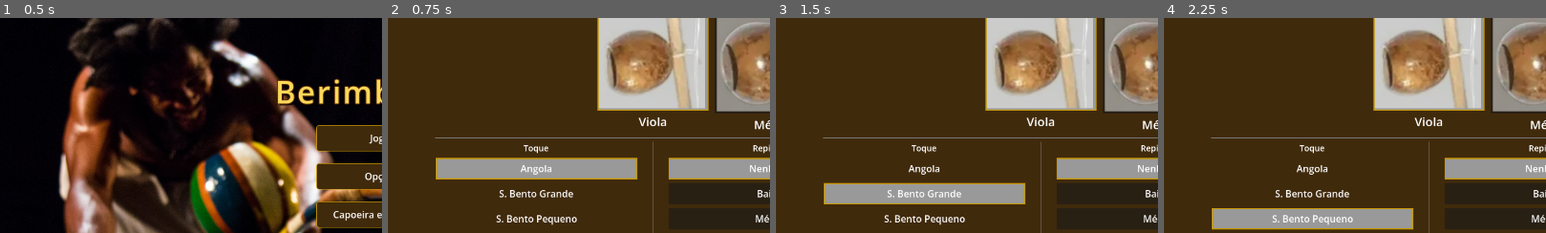
Above: before the commit, frames 1-4 (left to right).
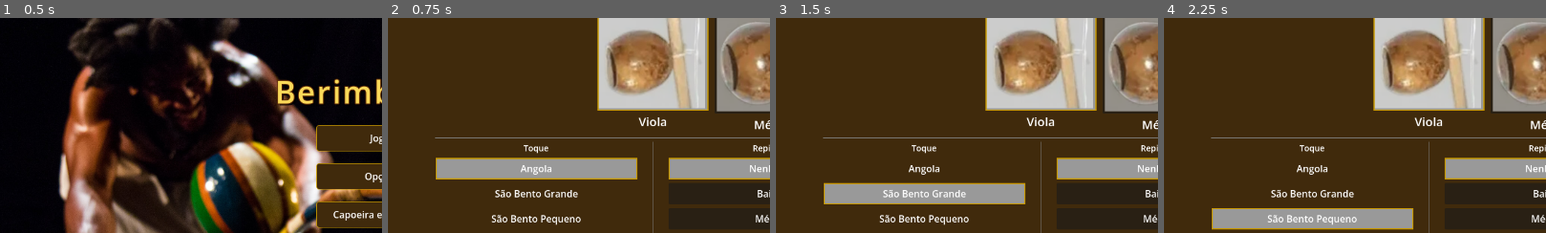
Above: after the commit, the same moments.

Repository: frsbrito/berimbau-3d
Game: Godot game, scene res://scenes/menus/menu_principal.tscn
Same seed, same stepped clock (60 frames per second), same inputs: the game is played once before the commit and once after it.
Inputs:
- Up to frame 1 (0.5 s): no input
- Up to frame 2 (0.75 s): click "Opções" at 0.5 s
- Up to frame 3 (1.5 s): click "S. Bento Grande" (after the commit: "São Bento Grande") at 1.25 s
- Up to frame 4 (2.25 s): click "S. Bento Pequeno" (after the commit: "São Bento Pequeno") at 2 s
The pictures show only the part of the screen within x 0-50%, y 15-65%; the shares and areas given below are measured in that part.

Frame 1 is identical in both runs. In frame 2, 1.1% of the frame differs, in the area x 27-51%, y 80-97%; in frame 3, 1.0%; in frame 4, 1.0%.

Commit message:
Reduz espaçamentos do menu de opções e some Velocidade/Repique em Prática Livre

Diff:
--- a/scenes/menus/menu_opcoes_principal.gd
+++ b/scenes/menus/menu_opcoes_principal.gd
@@ -35,6 +35,13 @@
 
 @onready var vbox_modo_coluna = %VBoxContainer_Modo
 @onready var separador_modo_coluna = %VSeparator2
+
+@onready var sep_velocidade = %Sep2
+@onready var label_velocidade = %Label_Velocidade
+@onready var hbox_velocidade = %HBoxContainer_Velocidade
+
+@onready var separador_repique_coluna = %VSeparator
+@onready var vbox_repique_coluna = %VBoxContainer_Right
 
 @onready var label_qtd_notas = %Label_QtdNotas
 @onready var hbox_qtd_notas  = %HBoxContainer_QtdNotas
@@ -137,11 +144,18 @@
 	btn_sb_pequeno.button_pressed = false
 	_atualizar_visibilidade_modo_coluna()
 
-# A coluna de Modo/Quantidade de notas não faz sentido em Prática Livre
-# (não há notas nem placar), então ela some enquanto essa opção estiver ativa.
+# Velocidade, Repique e Modo/Quantidade de notas não fazem sentido em
+# Prática Livre (não há notas nem placar), então somem enquanto essa opção
+# estiver ativa.
 func _atualizar_visibilidade_modo_coluna():
-	vbox_modo_coluna.visible = not GameData.pratica_livre_ativa
-	separador_modo_coluna.visible = not GameData.pratica_livre_ativa
+	var visivel = not GameData.pratica_livre_ativa
+	vbox_modo_coluna.visible = visivel
+	separador_modo_coluna.visible = visivel
+	sep_velocidade.visible = visivel
+	label_velocidade.visible = visivel
+	hbox_velocidade.visible = visivel
+	vbox_repique_coluna.visible = visivel
+	separador_repique_coluna.visible = visivel
 
 func _on_btn_lento_pressed():
 	houve_alteracao = true
--- a/scenes/menus/menu_opcoes_principal.tscn
+++ b/scenes/menus/menu_opcoes_principal.tscn
@@ -280,7 +280,7 @@
 theme_override_styles/pressed = SubResource("StyleBoxFlat_arkbk")
 toggle_mode = true
 button_group = SubResource("ButtonGroup_toques")
-text = "S. Bento Grande"
+text = "São Bento Grande"
 
 [node name="BtnSBPequeno" type="Button" parent="Panel/ScrollContainer/MarginContainer/VBoxContainer/HBoxContainer_Columns/VBoxContainer_Left/VBoxContainer_Toques" unique_id=497381425]
 unique_name_in_owner = true
@@ -292,7 +292,7 @@
 theme_override_styles/pressed = SubResource("StyleBoxFlat_arkbk")
 toggle_mode = true
 button_group = SubResource("ButtonGroup_toques")
-text = "S. Bento Pequeno"
+text = "São Bento Pequeno"
 
 [node name="BtnPraticaLivre" type="Button" parent="Panel/ScrollContainer/MarginContainer/VBoxContainer/HBoxContainer_Columns/VBoxContainer_Left/VBoxContainer_Toques" unique_id=800000001]
 unique_name_in_owner = true
@@ -307,15 +307,18 @@
 text = "Prática Livre"
 
 [node name="Sep2" type="HSeparator" parent="Panel/ScrollContainer/MarginContainer/VBoxContainer/HBoxContainer_Columns/VBoxContainer_Left" unique_id=331244552]
+unique_name_in_owner = true
 layout_mode = 2
 
 [node name="Label_Velocidade" type="Label" parent="Panel/ScrollContainer/MarginContainer/VBoxContainer/HBoxContainer_Columns/VBoxContainer_Left" unique_id=182351542]
+unique_name_in_owner = true
 layout_mode = 2
 theme_override_font_sizes/font_size = 14
 text = "Velocidade"
 horizontal_alignment = 1
 
 [node name="HBoxContainer_Velocidade" type="HBoxContainer" parent="Panel/ScrollContainer/MarginContainer/VBoxContainer/HBoxContainer_Columns/VBoxContainer_Left" unique_id=1334887045]
+unique_name_in_owner = true
 layout_mode = 2
 theme_override_constants/separation = 8
 
@@ -350,9 +353,11 @@
 text = "Rápido"
 
 [node name="VSeparator" type="VSeparator" parent="Panel/ScrollContainer/MarginContainer/VBoxContainer/HBoxContainer_Columns" unique_id=441355662]
+unique_name_in_owner = true
 layout_mode = 2
 
 [node name="VBoxContainer_Right" type="VBoxContainer" parent="Panel/ScrollContainer/MarginContainer/VBoxContainer/HBoxContainer_Columns" unique_id=441355663]
+unique_name_in_owner = true
 layout_mode = 2
 size_flags_horizontal = 3
 size_flags_vertical = 3
